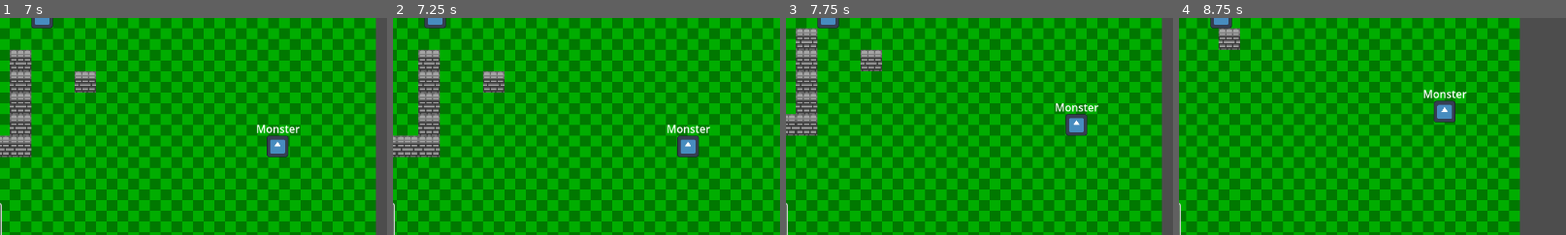
Above: before the commit, frames 1-4 (left to right).
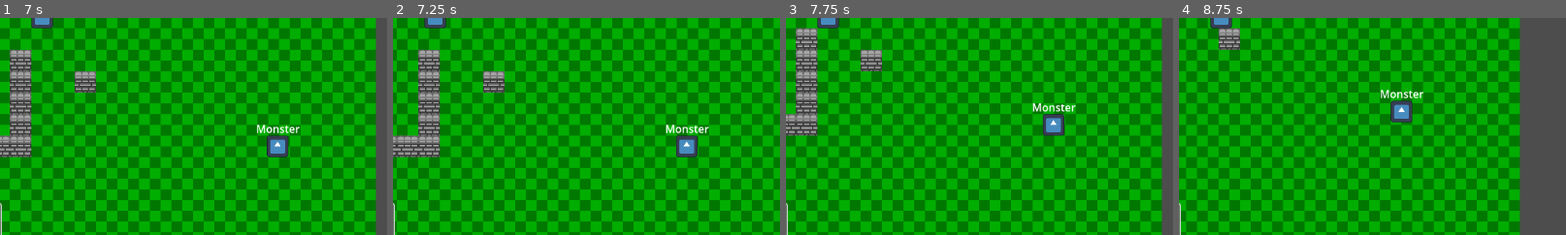
Above: after the commit, the same moments.

Repository: BurntToaster-Pirate15/Project-Prometheus
Game: Godot game, scene res://scenes/main_menu.tscn
The game is run twice, just before and just after one commit, with the same random seed, the same clock (stepped at 60 frames per second) and the same inputs. The engine's default icon, where the game draws it, is replaced by a stand-in: a white triangle on a blue panel in a dark square.
Inputs (mouse positions are % of the whole screen's width and height, from its top left):
- Up to frame 1 (7 s): click "Play New Game" at 0.5 s; tap Enter at 1.25 s; move the mouse to (72, 45) at 1.27 s; hold D (right) 1.28-2 s; hold Shift (Dash) 1.28-2 s; click (72, 45) at 1.42 s; click "Attack" at 2 s; click "Move" at 2.75 s; tap Space at 3.5 s; move the mouse to (30, 55) at 3.52 s; hold S (down) 3.53-4.28 s; tap Shift (Dash) at 3.6, 5.1, 6.6 s; move the mouse to (60, 28) at 4.27 s; hold D (right) 4.28-5.03 s; hold Shift (Dash) 4.28-5.03 s; move the mouse to (45, 70) at 5.02 s; hold W (up) 5.03-5.78 s; click (45, 70) at 5.17 s; move the mouse to (80, 65) at 5.77 s; hold Shift (Dash) 5.78-6.53 s; hold A (left) from 5.78 s (still down); move the mouse to (20, 35) at 6.52 s
- Up to frame 2 (7.25 s): keep holding A (left)
- Up to frame 3 (7.75 s): move the mouse to (55, 50) at 7.27 s; release A (left) at 7.28 s; hold S (down) from 7.28 s (still down); hold Shift (Dash) from 7.28 s (still down); click (55, 50) at 7.42 s
- Up to frame 4 (8.75 s): move the mouse to (35, 25) at 8.02 s; release S (down) at 8.03 s; release Shift (Dash) at 8.03 s; hold D (right) from 8.03 s (still down); tap Shift (Dash) at 8.1 s
The pictures show only the part of the screen within x 45-94%, y 50-100%; the shares and areas given below are measured in that part.

Frame 1 is identical in both runs. In frame 2, 0.5% of the frame differs, in the area x 70-82%, y 49-65%; in frame 3, 1.5%; in frame 4, 1.7%, in the area x 52-75%, y 33-49%.

Commit message:
fix: make monsters wander a 3x3 grid around spawn

Diff:
--- a/scripts/Monster.gd
+++ b/scripts/Monster.gd
@@ -43,7 +43,7 @@
 		# idle behaviour
 		var rand_x: int = randi_range(-1, 1)
 		var rand_y: int = randi_range(-1, 1)
-		var random_direction: Vector2 =  position + Vector2(rand_x * 32, rand_y * 32)
+		var random_direction: Vector2 =  spawn_point + Vector2(rand_x * 32, rand_y * 32)
 		path = grid.get_grid_path(position, random_direction)
 
 	for occupied_position in occupied_positions:
